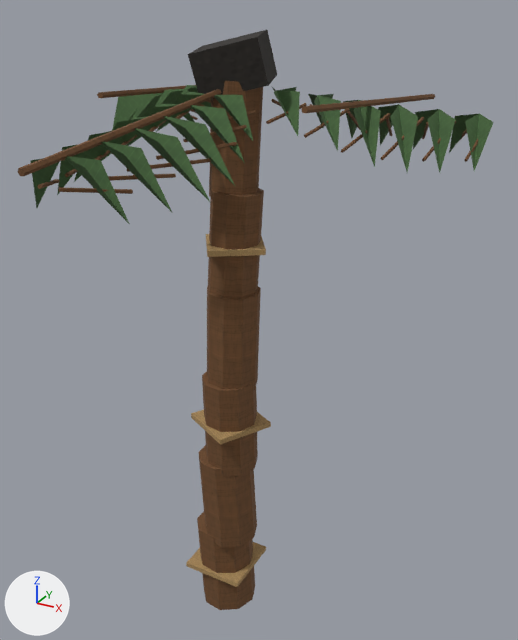
The OBJ model Assets/ProjectOEN/ProductionArt/Meshes/environment_set_dressing/en-007_palm_tree_variant_set__broken.obj, before and after one commit.
Both versions are drawn from a 50 mm camera at (1.62, -2.6, 2.94) aimed at (0.16, 0.04, 1.62). Every picture has the same lights, and +X, +Y and +Z are marked at lower left. The older version comes first. Where no turn or scale is listed for an object, it has been applied to the vertices. Vertices at exactly the same position are counted once.

The first picture shows 'en-007_palm_tree_variant_set__broken'.
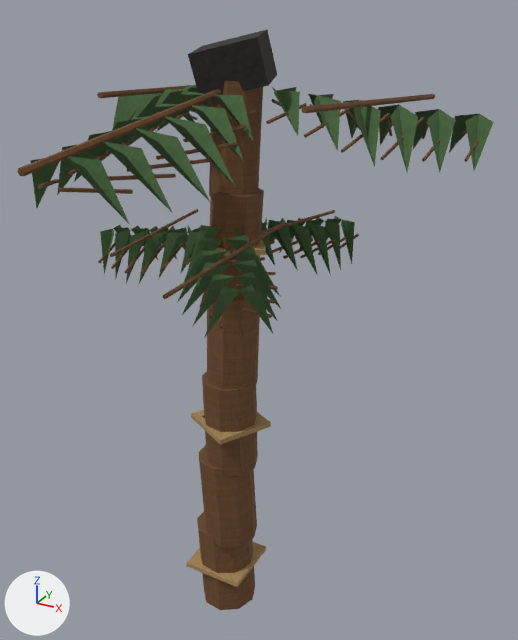
What changed in the scene script:
```text
Change me_en_007_palm_tree_variant_set__broken:
    remove me_en_007_palm_tree_variant_set__broken.from_pydata(...)  # 752 vertices, 1128 faces; spans x -0.89..1.01, y -1.16..0.91, z -0.02..2.85
    add me_en_007_palm_tree_variant_set__broken.from_pydata(...)  # 1376 vertices, 2028 faces; spans x -0.89..1.01, y -1.16..0.91, z -0.02..2.85
    me_en_007_palm_tree_variant_set__broken part 1: the loose piece of 14 vertices spanning x 0.05..0.07, y -1.16..0.02, z 2.5..2.65 is copied, and the copy is turned 38 degrees about the y axis through its middle and scaled by 0.67, then moved by (0.18, 0.23, -0.53); it spans x 0.21..0.28, y -0.74..0.05, z 2.01..2.09
    me_en_007_palm_tree_variant_set__broken part 2: the loose piece of 12 vertices spanning x 0.26..0.33, y -0.09..0.14, z 2.52..2.58 is copied, and the copy is scaled about its middle by (1.09, 0.783, -0.585), then moved by (-0.07, -0.2, -0.57); it spans x 0.19..0.26, y -0.26..-0.08, z 1.96..2.0
    me_en_007_palm_tree_variant_set__broken part 3: the loose piece of 12 vertices spanning x -0.09..-0.01, y -0.3..-0.07, z 2.53..2.56 is copied, and the copy is scaled about its middle by (-1.09, 0.889, -1.92), then moved by (0.35, -0.05, -0.59); it spans x 0.25..0.34, y -0.34..-0.14, z 1.93..1.99
    me_en_007_palm_tree_variant_set__broken part 4: the loose piece of 12 vertices spanning x 0.15..0.29, y -0.65..-0.34, z 2.47..2.49 is copied, and the copy is turned -139 degrees about the y axis through its middle and scaled by 0.645, then moved by (-0.02, 0.05, -0.54); it spans x 0.15..0.24, y -0.54..-0.35, z 1.91..1.97
    me_en_007_palm_tree_variant_set__broken part 5: the loose piece of 12 vertices spanning x 0.13..0.28, y -0.79..-0.5, z 2.45..2.46 is copied, and the copy is turned 38 degrees about the y axis through its middle and scaled by 0.671, then moved by (0.15, 0.32, -0.52); it spans x 0.31..0.4, y -0.42..-0.22, z 1.9..1.98
    me_en_007_palm_tree_variant_set__broken part 6: the loose piece of 12 vertices spanning x 0.11..0.25, y -0.92..-0.68, z 2.42..2.46 is copied, and the copy is scaled about its middle by (-0.595, 0.67, -1.89), then moved by (0.09, 0.29, -0.51); it spans x 0.23..0.32, y -0.6..-0.43, z 1.9..1.96
    me_en_007_palm_tree_variant_set__broken part 7: the loose piece of 12 vertices spanning x 0.11..0.25, y -0.92..-0.68, z 2.42..2.46 is copied, and the copy is turned 38 degrees about the y axis through its middle and scaled by 0.671, then moved by (0.22, 0.39, -0.51); it spans x 0.37..0.44, y -0.5..-0.33, z 1.89..1.97
    me_en_007_palm_tree_variant_set__broken part 8: the loose piece of 14 vertices spanning x 0.5..0.64, y -0.27..0.91, z 2.53..2.62 is copied, and the copy is turned 34 degrees about the y axis through its middle and scaled by 0.67, then moved by (-0.37, 0.02, -0.57); it spans x 0.17..0.23, y -0.06..0.74, z 1.96..2.06
    me_en_007_palm_tree_variant_set__broken part 9: the loose piece of 12 vertices spanning x 0.26..0.33, y -0.09..0.14, z 2.52..2.58 is copied, and the copy is scaled about its middle by (1.19, 0.783, 0.364), then moved by (-0.08, 0.14, -0.61); it spans x 0.18..0.25, y 0.07..0.26, z 1.92..1.95
    me_en_007_palm_tree_variant_set__broken part 10: the loose piece of 12 vertices spanning x 0.26..0.33, y -0.09..0.14, z 2.52..2.58 is copied, and the copy is scaled about its middle by (1.51, 0.889, 0.684), then moved by (-0.02, 0.22, -0.63); it spans x 0.23..0.32, y 0.15..0.35, z 1.89..1.94
    me_en_007_palm_tree_variant_set__broken part 11: the loose piece of 12 vertices spanning x 0.26..0.33, y -0.09..0.14, z 2.52..2.58 is copied, and the copy is scaled about its middle by (1.54, 0.835, 0.954), then moved by (0.02, 0.31, -0.65); it spans x 0.26..0.36, y 0.24..0.44, z 1.87..1.93
    me_en_007_palm_tree_variant_set__broken part 12: the loose piece of 12 vertices spanning x 0.41..0.48, y -0.05..0.22, z 2.47..2.56 is copied, and the copy is scaled about its middle by (1.11, 0.596, 0.704), then moved by (-0.1, 0.36, -0.62); it spans x 0.3..0.38, y 0.36..0.53, z 1.86..1.92
    me_en_007_palm_tree_variant_set__broken part 13: the loose piece of 14 vertices spanning x -0.52..-0.38, y -0.27..0.91, z 2.53..2.62 is copied, and the copy is turned 28 degrees about the y axis through its middle and scaled by 0.67, then moved by (0.08, -0.29, -0.61); it spans x -0.42..-0.32, y -0.37..0.42, z 1.96..1.98
    me_en_007_palm_tree_variant_set__broken part 14: 242 vertices added at x -0.67..0.5, y -0.62..0.64, z 1.57..2.1
    other edits to the shape of me_en_007_palm_tree_variant_set__broken do not show in these pictures
```

What differs and where, as boxes (x1, y1, x2, y2) in the pictures (518 x 640 px):
part 1 of me_en_007_palm_tree_variant_set__broken, added
    after: (163, 222, 284, 299)
part 2 of me_en_007_palm_tree_variant_set__broken, added
    after: (229, 257, 265, 264)
part 3 of me_en_007_palm_tree_variant_set__broken, added
    after: (233, 272, 276, 276)
part 4 of me_en_007_palm_tree_variant_set__broken, added
    after: (199, 287, 209, 308)
part 5 of me_en_007_palm_tree_variant_set__broken, added
    after: (236, 284, 278, 290)
part 6 of me_en_007_palm_tree_variant_set__broken, added
    after: (209, 300, 216, 318)
part 7 of me_en_007_palm_tree_variant_set__broken, added
    after: (238, 295, 275, 304)
part 8 of me_en_007_palm_tree_variant_set__broken, added
    after: (259, 210, 335, 235)
part 9 of me_en_007_palm_tree_variant_set__broken, added
    after: (266, 241, 298, 255)
part 10 of me_en_007_palm_tree_variant_set__broken, added
    after: (283, 240, 320, 259)
part 11 of me_en_007_palm_tree_variant_set__broken, added
    after: (300, 239, 335, 258)
part 12 of me_en_007_palm_tree_variant_set__broken, added
    after: (318, 236, 347, 255)
part 13 of me_en_007_palm_tree_variant_set__broken, added
    after: (110, 209, 198, 257)
part 14 of me_en_007_palm_tree_variant_set__broken, added (green)
    after: (98, 216, 355, 338)
